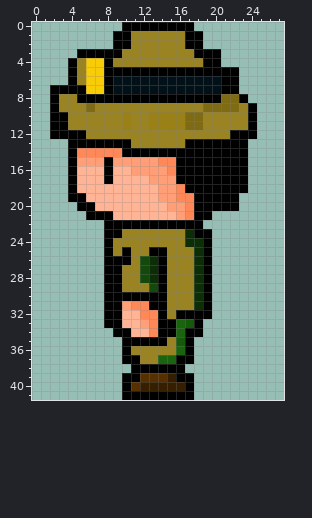
Two states of a pixel-art sprite, core/assets/villagers/explorer/explorer_left_1.png. The picture above is the old version.
The file is 28x42 pixels. Colours within 5 levels of each other are drawn and written as one.
Now the later version:
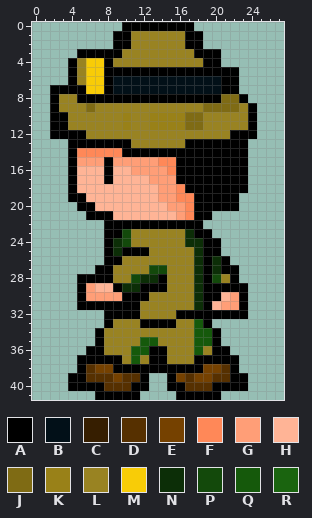
Palette (. is transparent): A #000000  B #021018  C #361e00  D #563000  E #754100  F #ff8858  G #ff9e77  H #ffb496  J #7f6b14  K #998118  L #998322  M #f8cc07  N #0c2e07  P #13490b  Q #15590b  R #1a640f
The author wrote: changed position of farmer + explorer
Difference:
@@ x 0..27 @@
 22 ........AAAAAAAAAAA.........
-23 ........AALLLLLLLNAA........
-24 ........ALLLLLLLLNNA........
-25 ........ALALLAALLLNA........
-26 ........AAALPNALLLNA........
-27 ........AALLPNALLLNA........
-28 ........AALLPNALLLNA........
-29 ........AALLLPALLLNA........
-30 ........AAAAAAALLLNA........
-31 ........AAGFFAALLLNA........
-32 ........AAHHFFALAAAA........
-33 ........AAHHGFAARQA.........
-34 .........AAHHFAARAA.........
-35 ..........AAAAALQA..........
-36 ..........ALLLLLRA..........
-37 ..........AALLRRAA..........
-38 ...........AAAAAA...........
-39 ..........AADDDCAA..........
-40 ..........ADCCCCCA..........
-41 ..........AAAAAAAA..........
+23 ........AAPLLLLLLNAA........
+24 ........ANPLLLLLLNNAA.......
+25 ........ANAAALLLLLNAA.......
+26 ........AALLLLLLLLNANA......
+27 .......AALLLLPPLLLNANAA.....
+28 .....AAAALLPNNALLLNAPLA.....
+29 .....AGHHANNAAALLLNAAAAA....
+30 .....AGGGGAAALLLLLNAAHGA....
+31 .....AAAAAAALLLLLLNAHGGA....
+32 ........AAAALLLLAAAAAAAA....
+33 ........ALLLAAAALLQA........
+34 .......ALLLLLLLLLLQQA.......
+35 .......ALLLLQQLLLLQQA.......
+36 ......AALLLQQAALLLQLAA......
+37 .....AAAAALQLAALLLAAAAA.....
+38 .....ADEEAAAAAAAAAAEEDA.....
+39 ....AADDDEDDA..AEDEEDDAA....
+40 ....AAAADDDAA..AADDDAAAA....
+41 .......AAAAA....AAAAA.......
